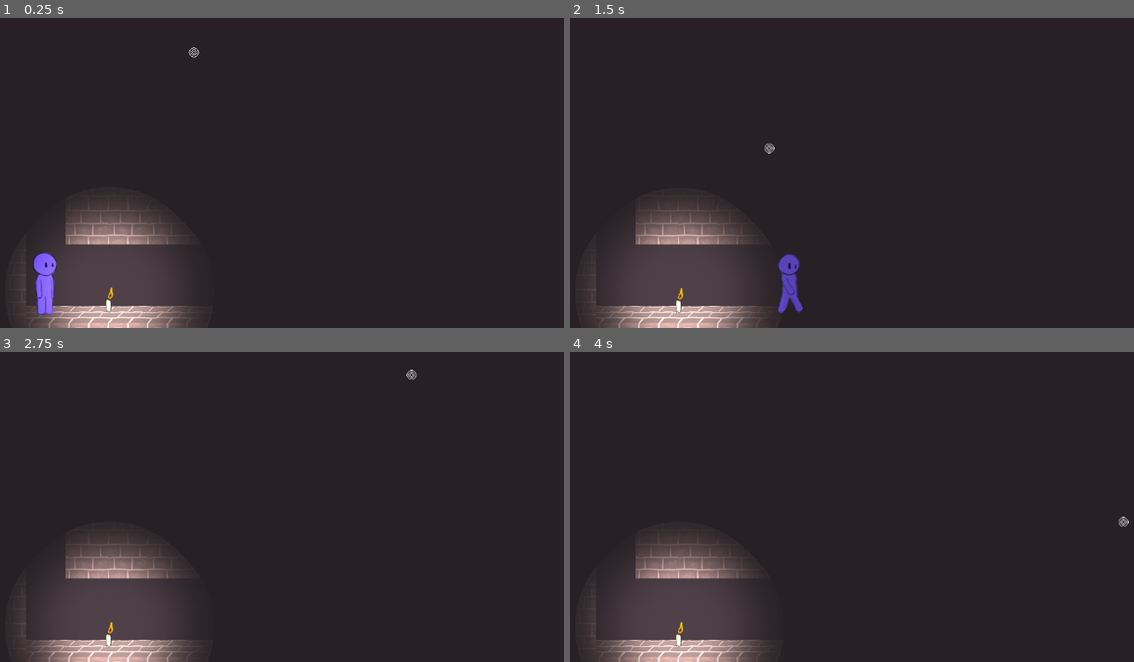
Above: before the commit, frames 1-4 (two rows, left to right).
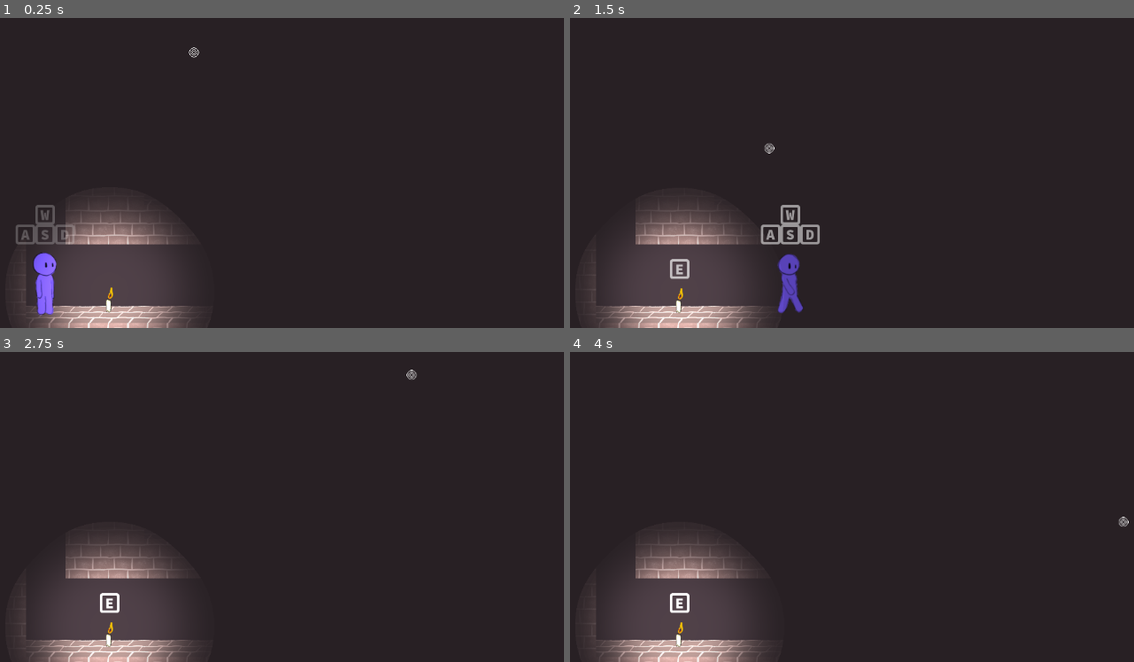
Above: after the commit, the same moments.

Repository: isaacwkm/csgd-capstone-project
Game: Godot game, scene res://scenes/world.tscn
The game is run twice, just before and just after one commit, with the same random seed, the same clock (stepped at 60 frames per second) and the same inputs.
Inputs (mouse positions are in pixels of both pictures, inside the frame that each line leads up to):
- Up to frame 1 (0.25 s): no input
- Up to frame 2 (1.5 s): move the mouse to (1066, 107) at 0.52 s; hold R (break_candle) 0.53-1.28 s; hold D (move_right) from 0.53 s (still down); tap Space (jump) at 0.77 s; move the mouse to (767, 148) at 1.27 s; tap R (break_candle) at 1.35 s
- Up to frame 3 (2.75 s): tap Space (jump) at 1.52 s; move the mouse to (411, 373) at 2.02 s; release D (move_right) at 2.03 s; hold A (move_left) from 2.03 s (still down); hold R (break_candle) from 2.03 s (still down); tap E (pick_up) at 2.1 s
- Up to frame 4 (4 s): move the mouse to (874, 541) at 2.77 s; release A (move_left) at 2.78 s; release R (break_candle) at 2.78 s; hold D (move_right) from 2.78 s (still down); tap Q (throw) at 2.85 s; tap Space (jump) at 3.02, 3.77 s; tap R (break_candle) at 3.05 s; tap Enter at 3.5 s; move the mouse to (1122, 522) at 3.52 s; hold R (break_candle) from 3.53 s (still down)

The runs differ from the first frame. In frame 1, 0.5% of the frame differs, in the area x 2-14%, y 60-74%; in frame 2, 0.7%, in the area x 17-45%, y 60-85%; in frame 3, 0.1%; in frame 4, 0.1%.

Commit message:
Add game input hints.

Diff:
--- a/objects/carriable_item.gd
+++ b/objects/carriable_item.gd
@@ -30,3 +30,6 @@
 func _on_body_exited(body: Node2D):
 	if body == _player:
 		in_contact = false
+
+func is_carried():
+	return _player.heldItem == self
--- /dev/null
+++ b/objects/hint.gd
@@ -0,0 +1,42 @@
+class_name Hint
+extends Sprite2D
+
+enum State {
+	NotYetOpen,
+	Opening,
+	Open,
+	Closing
+}
+
+var _state := State.NotYetOpen
+
+func _ready():
+	visible = false
+	modulate.a = 0.0
+
+func _should_open() -> bool:
+	# abstract
+	return false
+
+func _should_close() -> bool:
+	# abstract
+	return false
+
+func _process(delta: float):
+	if _state == State.NotYetOpen:
+		if _should_open():
+			visible = true
+			_state = State.Opening
+	elif _state == State.Opening:
+		modulate.a = move_toward(modulate.a, 1.0, delta)
+		if modulate.a >= 0.99:
+			modulate.a = 1.0
+			_state = State.Open
+	elif _state == State.Open:
+		if _should_close():
+			_state = State.Closing
+	elif _state == State.Closing:
+		modulate.a = move_toward(modulate.a, 0.0, delta)
+		if modulate.a <= 0.01:
+			visible = false
+			queue_free()
--- /dev/null
+++ b/objects/hints/hint_e.gd
@@ -0,0 +1,10 @@
+class_name HintE
+extends Hint
+
+@onready var _subject := $'..' as CarriableItem
+
+func _should_open():
+	return _subject.in_contact
+
+func _should_close():
+	return _subject.is_carried()
--- /dev/null
+++ b/objects/hints/hint_e.tscn
@@ -0,0 +1,9 @@
+[gd_scene load_steps=3 format=3 uid="uid://bap24b7bpvkba"]
+
+[ext_resource type="Texture2D" uid="uid://csxx4tvb3xeti" path="res://textures/hint_e.png" id="1_j1h82"]
+[ext_resource type="Script" path="res://objects/hints/hint_e.gd" id="1_ufw2j"]
+
+[node name="HintE" type="Sprite2D"]
+scale = Vector2(0.5, 0.5)
+texture = ExtResource("1_j1h82")
+script = ExtResource("1_ufw2j")
--- /dev/null
+++ b/objects/hints/hint_left_click.gd
@@ -0,0 +1,13 @@
+class_name HintLeftClick
+extends Hint
+
+@onready var _player_character := $'../../PlayerCharacter' as PlayerCharacter
+
+func _should_open():
+	return (
+		_player_character.current_animation == &'break_candle_left' or
+		_player_character.current_animation == &'break_candle_right'
+	)
+
+func _should_close():
+	return _player_character.in_wind_up_animation()
--- /dev/null
+++ b/objects/hints/hint_left_click.tscn
@@ -0,0 +1,9 @@
+[gd_scene load_steps=3 format=3 uid="uid://bttqslxrjktie"]
+
+[ext_resource type="Texture2D" uid="uid://cd2hte3ii87t6" path="res://textures/hint_leftclick.png" id="1_3qxsv"]
+[ext_resource type="Script" path="res://objects/hints/hint_left_click.gd" id="1_sfb1k"]
+
+[node name="HintLeftClick" type="Sprite2D"]
+scale = Vector2(0.5, 0.5)
+texture = ExtResource("1_3qxsv")
+script = ExtResource("1_sfb1k")
--- /dev/null
+++ b/objects/hints/hint_r.gd
@@ -0,0 +1,10 @@
+class_name HintR
+extends Hint
+
+@onready var _item := $'..' as Candle
+
+func _should_open():
+	return _item.is_carried()
+
+func _should_close():
+	return Input.is_action_pressed(&'break_candle')
--- /dev/null
+++ b/objects/hints/hint_r.tscn
@@ -0,0 +1,9 @@
+[gd_scene load_steps=3 format=3 uid="uid://dbsahmml58736"]
+
+[ext_resource type="Script" path="res://objects/hints/hint_r.gd" id="1_dpqw3"]
+[ext_resource type="Texture2D" uid="uid://bvmeivklw70xr" path="res://textures/hint_r.png" id="1_e1ygp"]
+
+[node name="HintR" type="Sprite2D"]
+scale = Vector2(0.5, 0.5)
+texture = ExtResource("1_e1ygp")
+script = ExtResource("1_dpqw3")
--- /dev/null
+++ b/objects/hints/hint_wasd.gd
@@ -0,0 +1,11 @@
+class_name HintWASD
+extends Hint
+
+func _should_open():
+	return true
+
+func _should_close():
+	return (
+		Input.is_action_pressed(&'move_left') or
+		Input.is_action_pressed(&'move_right')
+	)
--- /dev/null
+++ b/objects/hints/hint_wasd.tscn
@@ -0,0 +1,9 @@
+[gd_scene load_steps=3 format=3 uid="uid://bfxlda5mtl1ug"]
+
+[ext_resource type="Script" path="res://objects/hints/hint_wasd.gd" id="1_i6mrm"]
+[ext_resource type="Texture2D" uid="uid://brqe37fp4ey04" path="res://textures/hint_wasd.png" id="1_n5m1b"]
+
+[node name="HintWASD" type="Sprite2D"]
+scale = Vector2(0.5, 0.5)
+texture = ExtResource("1_n5m1b")
+script = ExtResource("1_i6mrm")
--- a/objects/reticle.gd
+++ b/objects/reticle.gd
@@ -1,3 +1,4 @@
+class_name Reticle
 extends Sprite2D
 
 @export var stick_sensitivity: float = 300.0
--- a/scenes/world.tscn
+++ b/scenes/world.tscn
@@ -1,11 +1,15 @@
-[gd_scene load_steps=7 format=4 uid="uid://bp24rmcwprehi"]
+[gd_scene load_steps=11 format=4 uid="uid://bp24rmcwprehi"]
 
 [ext_resource type="PackedScene" uid="uid://cci2vignjb6u4" path="res://objects/player_character.tscn" id="1_grg2j"]
 [ext_resource type="Material" uid="uid://bweju42buun6p" path="res://shaders/only_visible_in_light.tres" id="1_h8m8k"]
 [ext_resource type="TileSet" uid="uid://dg1io4ume71hh" path="res://textures/tileset/tileset.tres" id="2_13mpi"]
 [ext_resource type="Script" path="res://objects/screen_overlay.gd" id="2_h6ad5"]
+[ext_resource type="PackedScene" uid="uid://bfxlda5mtl1ug" path="res://objects/hints/hint_wasd.tscn" id="5_3akb6"]
 [ext_resource type="PackedScene" uid="uid://b8iabltnlem5k" path="res://objects/reticle.tscn" id="6_id7ps"]
 [ext_resource type="PackedScene" uid="uid://cdv7xd3dh42d0" path="res://objects/candle.tscn" id="6_of56d"]
+[ext_resource type="PackedScene" uid="uid://bap24b7bpvkba" path="res://objects/hints/hint_e.tscn" id="7_26k34"]
+[ext_resource type="PackedScene" uid="uid://dbsahmml58736" path="res://objects/hints/hint_r.tscn" id="8_ali2i"]
+[ext_resource type="PackedScene" uid="uid://bttqslxrjktie" path="res://objects/hints/hint_left_click.tscn" id="10_t57cu"]
 
 [node name="World" type="Node2D"]
 material = ExtResource("1_h8m8k")
@@ -25,8 +29,20 @@
 [node name="PlayerCharacter" parent="." instance=ExtResource("1_grg2j")]
 position = Vector2(95, 604)
 
+[node name="HintWASD" parent="PlayerCharacter" instance=ExtResource("5_3akb6")]
+position = Vector2(0, -144)
+
 [node name="Candle" parent="." instance=ExtResource("6_of56d")]
 position = Vector2(200, 604)
 
+[node name="HintE" parent="Candle" instance=ExtResource("7_26k34")]
+position = Vector2(0, -72)
+
+[node name="HintR" parent="Candle" instance=ExtResource("8_ali2i")]
+position = Vector2(0, -72)
+
 [node name="Reticle" parent="." instance=ExtResource("6_id7ps")]
 position = Vector2(337, 200)
+
+[node name="HintLeftClick" parent="Reticle" instance=ExtResource("10_t57cu")]
+position = Vector2(-24, -32)
Binary file added: textures/hint_e.png
Not shown, added: textures/hint_e.png.import
Binary file added: textures/hint_leftclick.png
Not shown, added: textures/hint_leftclick.png.import
Binary file added: textures/hint_r.png
Not shown, added: textures/hint_r.png.import
Binary file added: textures/hint_wasd.png
Not shown, added: textures/hint_wasd.png.import
